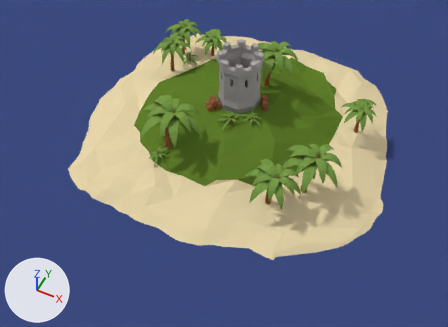
Before and after pictures for a commit that changed the Blender file Assets/Objects/Blender/Island.blend.
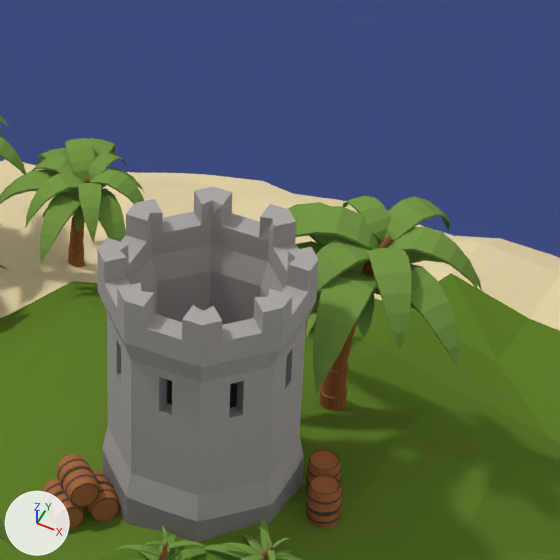
Each version appears first whole from a 50 mm lens placed at (24.07, -52.4, 57.59), pointed at (1.16, -6.59, 0.32), and next in a close-up on the part from 44% to 70% of the width and 0% to 36% of the height. Arrows for +X, +Y and +Z are at lower left; the lights stay in place.

Objects in the first close-up: 'Barrel_Cylinder.000', 'Barrel_Cylinder.001', 'Barrel_Cylinder.002', 'Barrel_Cylinder.003', 'Barrel_Cylinder.004', 'Castle', 'IslandGround', 'Palm.000', 'Palm.007', 'Plant', 'Plant.001', 'Sea'.
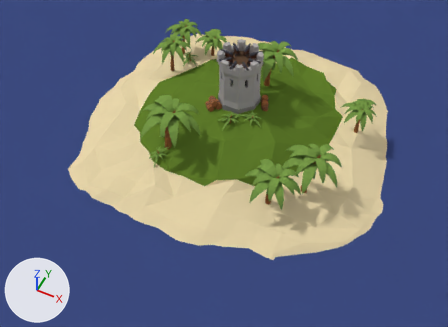
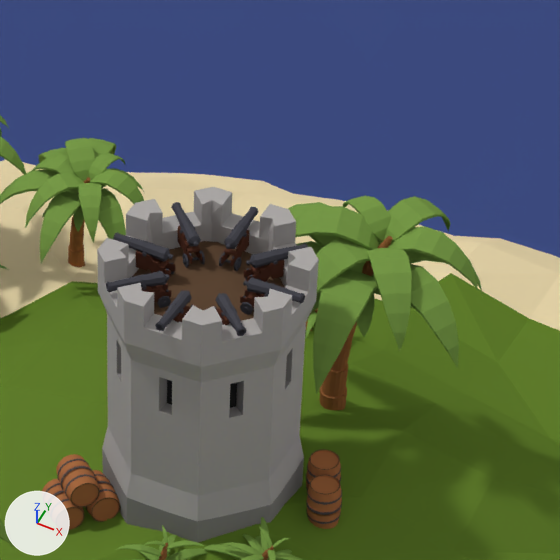
Pixel boxes (x1, y1, x2, y2) of what changed, in the close-ups (560 x 560 px):
'Plane', added (brown)
    after: (132, 241, 285, 321)
'Cannon_Cylinder.000', added
    after: (113, 232, 176, 284)
'Cannon_Cylinder.007', added
    after: (244, 243, 308, 282)
'Cannon_Cylinder.003', added
    after: (219, 207, 258, 271)
'Cannon_Cylinder.006', added
    after: (106, 271, 171, 308)
'Cannon_Cylinder.004', added
    after: (171, 202, 205, 268)
'Cannon_Cylinder.001', added
    after: (240, 278, 305, 314)
'Cannon_Cylinder.002', added
    after: (155, 290, 194, 331)
'Cannon_Cylinder.005', added
    after: (214, 293, 246, 336)

The change, as a diff of the scene's bpy script:
```diff
--- a/Assets/Objects/Blender/Island.blend.py
+++ b/Assets/Objects/Blender/Island.blend.py
@@ ob_plane @@
+ob_plane = bpy.data.objects.new('Plane', me_plane_002)  # 36 vertices, 25 faces; spans x -2.01..2.01, y -2.01..2.01, z -0.01..0.08; in mat_wooddark (brown #5e4835)
+ob_plane.location = (0.0, 0.0, 11.1)
@@ ob_cannon_cylinder_001 @@
+ob_cannon_cylinder_001 = bpy.data.objects.new('Cannon_Cylinder.001', me_cannon_cylinder_001)  # 452 vertices, 426 faces; spans x -0.96..0.96, y -0.07..3.38, z -3.0..2.85; in mat_wooddark_001 (brown #563428), mat_messing (dark grey #47474e)
+ob_cannon_cylinder_001.location = (1.79, -0.08, 11.13)
+ob_cannon_cylinder_001.rotation_euler = (1.571, 0.0, 4.712)  # degrees (90, 0, 270)
+ob_cannon_cylinder_001.scale = (0.275, 0.275, 0.275)
@@ ob_cannon_cylinder_000 @@
+ob_cannon_cylinder_000 = bpy.data.objects.new('Cannon_Cylinder.000', me_cannon_cylinder_001.copy())
+ob_cannon_cylinder_000.location = (-1.74, 0.03, 11.13)
+ob_cannon_cylinder_000.rotation_euler = (1.571, 0.0, 7.854)  # degrees (90, 0, 90)
+ob_cannon_cylinder_000.scale = (0.275, 0.275, 0.275)
@@ ob_cannon_cylinder_002 @@
+ob_cannon_cylinder_002 = bpy.data.objects.new('Cannon_Cylinder.002', me_cannon_cylinder_001.copy())
+ob_cannon_cylinder_002.location = (-0.03, -1.79, 11.13)
+ob_cannon_cylinder_002.rotation_euler = (1.571, 0.0, 9.425)  # degrees (90, 0, 180)
+ob_cannon_cylinder_002.scale = (0.275, 0.275, 0.275)
@@ ob_cannon_cylinder_003 @@
+ob_cannon_cylinder_003 = bpy.data.objects.new('Cannon_Cylinder.003', me_cannon_cylinder_001.copy())
+ob_cannon_cylinder_003.location = (0.08, 1.74, 11.13)
+ob_cannon_cylinder_003.rotation_euler = (1.571, 0.0, 6.283)  # degrees (90, 0, 360)
+ob_cannon_cylinder_003.scale = (0.275, 0.275, 0.275)
@@ ob_cannon_cylinder_004 @@
+ob_cannon_cylinder_004 = bpy.data.objects.new('Cannon_Cylinder.004', me_cannon_cylinder_001.copy())
+ob_cannon_cylinder_004.location = (-1.18, 1.26, 11.13)
+ob_cannon_cylinder_004.rotation_euler = (1.571, 0.0, 7.069)  # degrees (90, 0, 45)
+ob_cannon_cylinder_004.scale = (0.275, 0.275, 0.275)
@@ ob_cannon_cylinder_005 @@
+ob_cannon_cylinder_005 = bpy.data.objects.new('Cannon_Cylinder.005', me_cannon_cylinder_001.copy())
+ob_cannon_cylinder_005.location = (1.24, -1.31, 11.13)
+ob_cannon_cylinder_005.rotation_euler = (1.571, 0.0, 10.21)  # degrees (90, 0, 225)
+ob_cannon_cylinder_005.scale = (0.275, 0.275, 0.275)
@@ ob_cannon_cylinder_006 @@
+ob_cannon_cylinder_006 = bpy.data.objects.new('Cannon_Cylinder.006', me_cannon_cylinder_001.copy())
+ob_cannon_cylinder_006.location = (-1.26, -1.23, 11.13)
+ob_cannon_cylinder_006.rotation_euler = (1.571, 0.0, 8.639)  # degrees (90, 0, 135)
+ob_cannon_cylinder_006.scale = (0.275, 0.275, 0.275)
@@ ob_cannon_cylinder_007 @@
+ob_cannon_cylinder_007 = bpy.data.objects.new('Cannon_Cylinder.007', me_cannon_cylinder_001.copy())
+ob_cannon_cylinder_007.location = (1.31, 1.18, 11.13)
+ob_cannon_cylinder_007.rotation_euler = (1.571, 0.0, 5.498)  # degrees (90, 0, 315)
+ob_cannon_cylinder_007.scale = (0.275, 0.275, 0.275)
```
